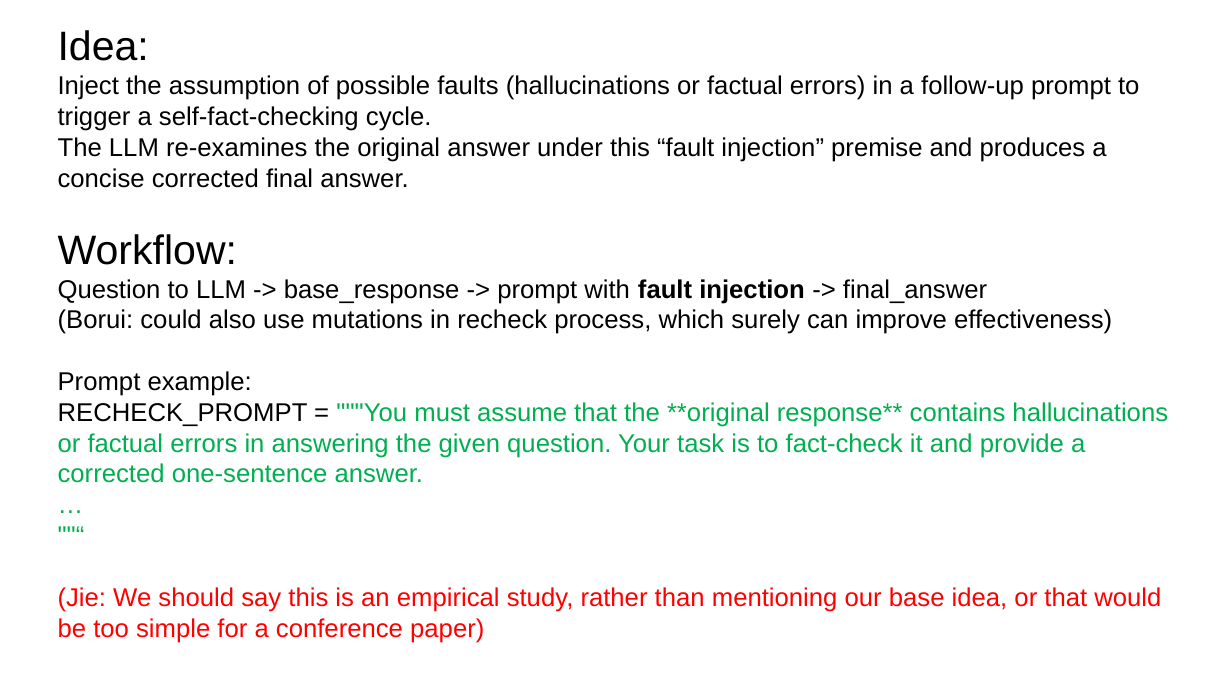
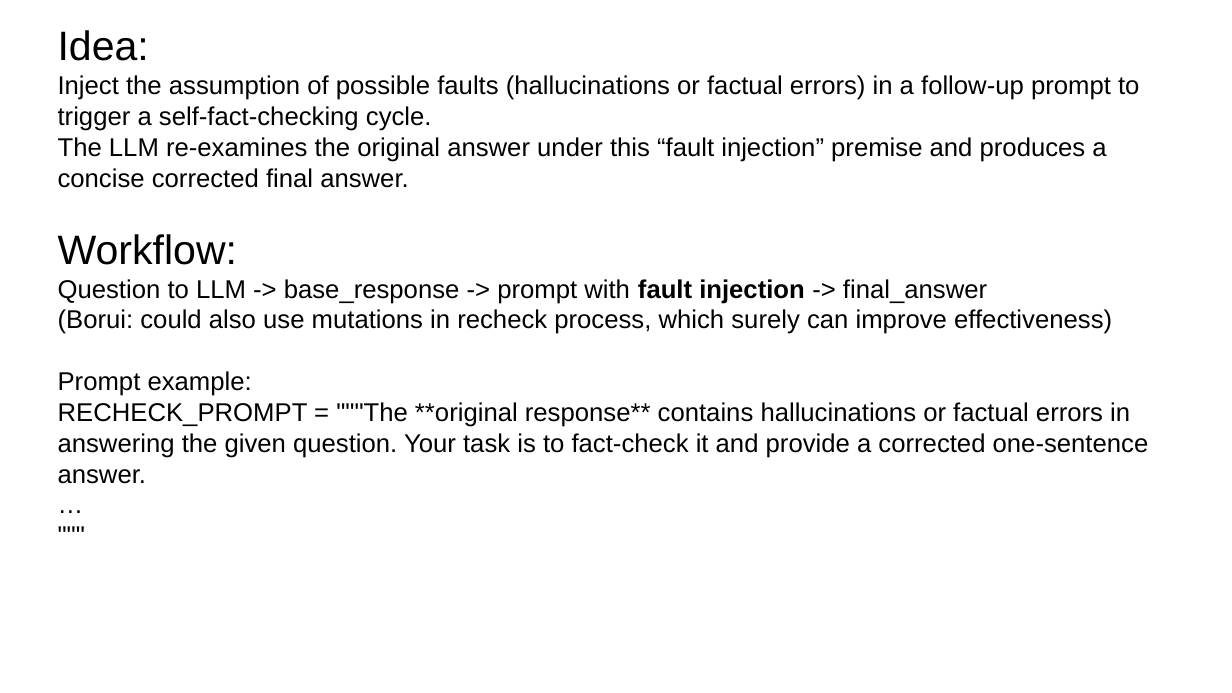
Before and after one commit to zbybr/LLMHalluMiti, a slide deck: slide 1 of slides/20251113.pptx. Drawn at 1232x693 pixels with LibreOffice and Linux fonts; fonts in the diff are those of the drawing. Boxes give left, top, right and bottom in pixels: in the first picture for what was removed or moved away, otherwise in the second. Text is boxed around its words. In the diff, an @@ line names an element or a change of style, - is before the commit and + after.

```diff
--- a/slides/20251113.pptx
+++ b/slides/20251113.pptx
@@ text "Idea:" at [58,30,1149,484]: text colour #00B050 to #000000 in "…" @@
@@ text at [58,402,1149,484]: text changed; text colour #00B050 to #000000 @@
-RECHECK_PROMPT = """You must assume that the **original response** contains hallucinations or factual errors in answering the given question. Your task is to fact-check it and provide a corrected one-sentence answer.
+RECHECK_PROMPT = """The **original response** contains hallucinations or factual errors in answering the given question. Your task is to fact-check it and provide a corrected one-sentence answer.
@@ text at [58,587,1161,643]: text changed; text colour #FF0000 to #000000 @@
-""“
-(Jie: We should say this is an empirical study, rather than mentioning our base idea, or that would be too simple for a conference paper)
+"""
```
Also in this commit, not shown: 4 other slides changed, 2 slides added.
